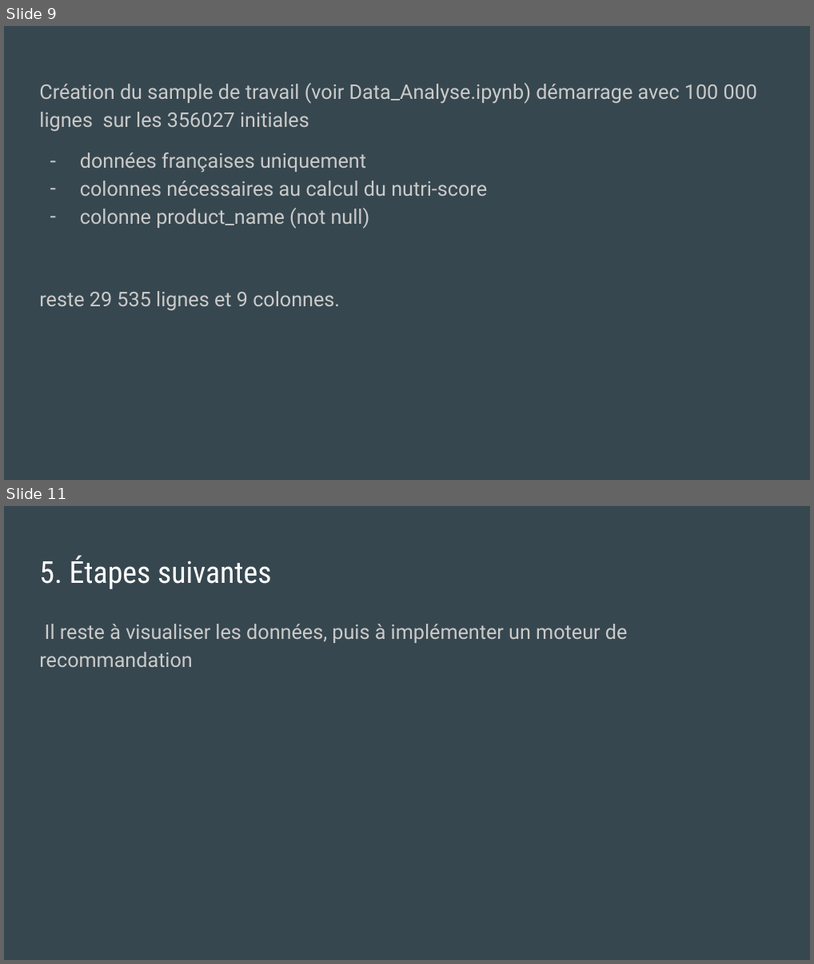
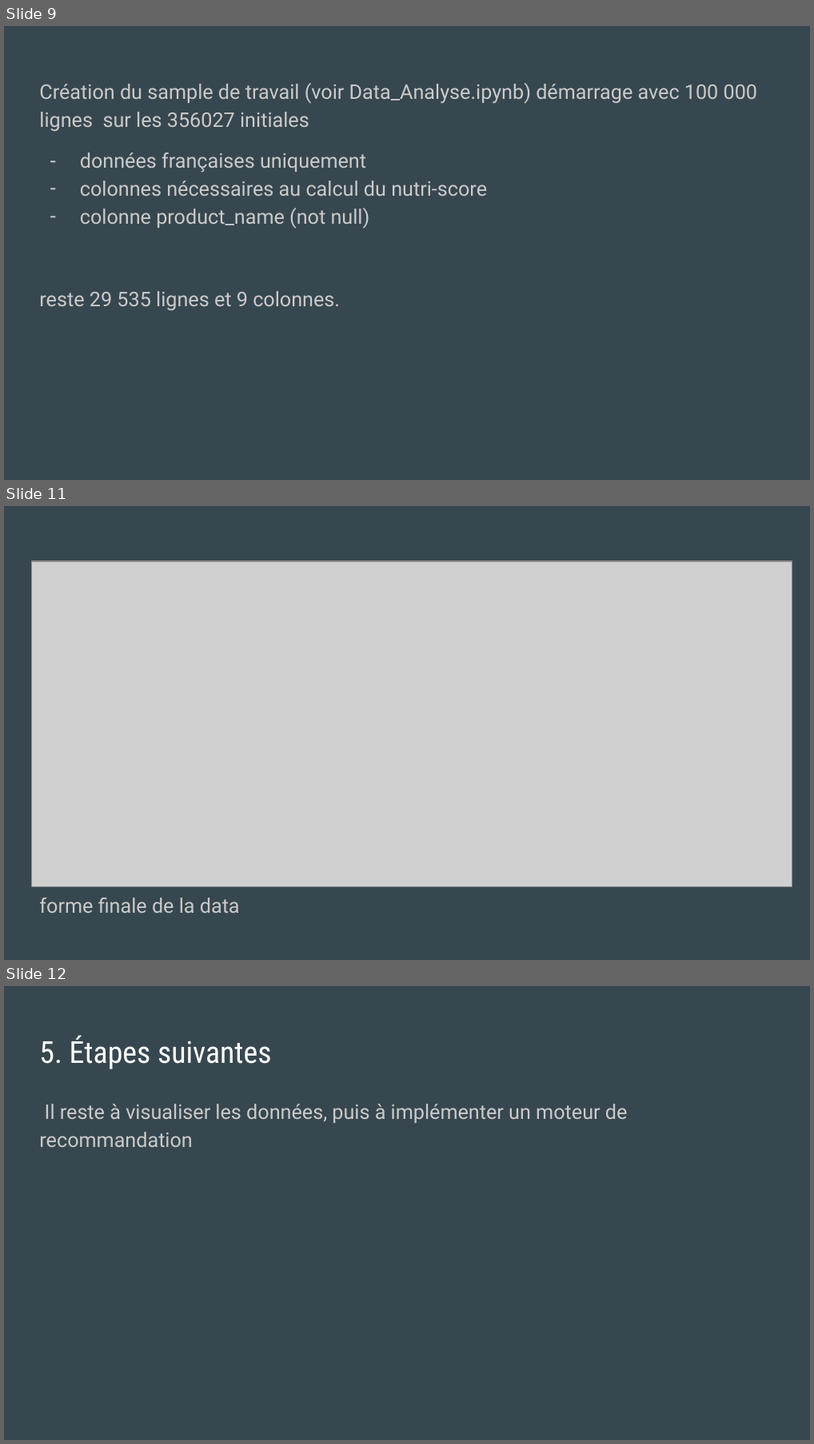
Before and after one commit to MarieDeSmedt/FoodFlix, a slide deck: FOODFLIX.pptx. Shown one above the other, each under a label of ours: slides 9 and 11 before the commit, slides 9, 11 and 12 after it; the slides between them are not shown. The pictures are 814x964 and 814x1444 pixels, drawn with LibreOffice and Linux fonts; fonts in the diff are those of the drawing; grey boxes stand for pictures. Boxes give left, top, right and bottom in pixels: in the first picture for what was removed or moved away, otherwise in the second. Text is boxed around its words. In the diff, an @@ line names an element or a change of style, - is before the commit and + after.

```diff
--- a/FOODFLIX.pptx
+++ b/FOODFLIX.pptx
@@ slide 11 added at <box>4,506,810,960</box>, background #37474F @@
@@ picture added at <box>31,561,792,886</box> @@
@@ text added at <box>39,897,240,912</box>, 18 pt, text #CACACA @@
+forme finale de la data
@@ what was slide 11 is now slide 12 @@
```
Also in this commit, not shown: 1 slide changed.
